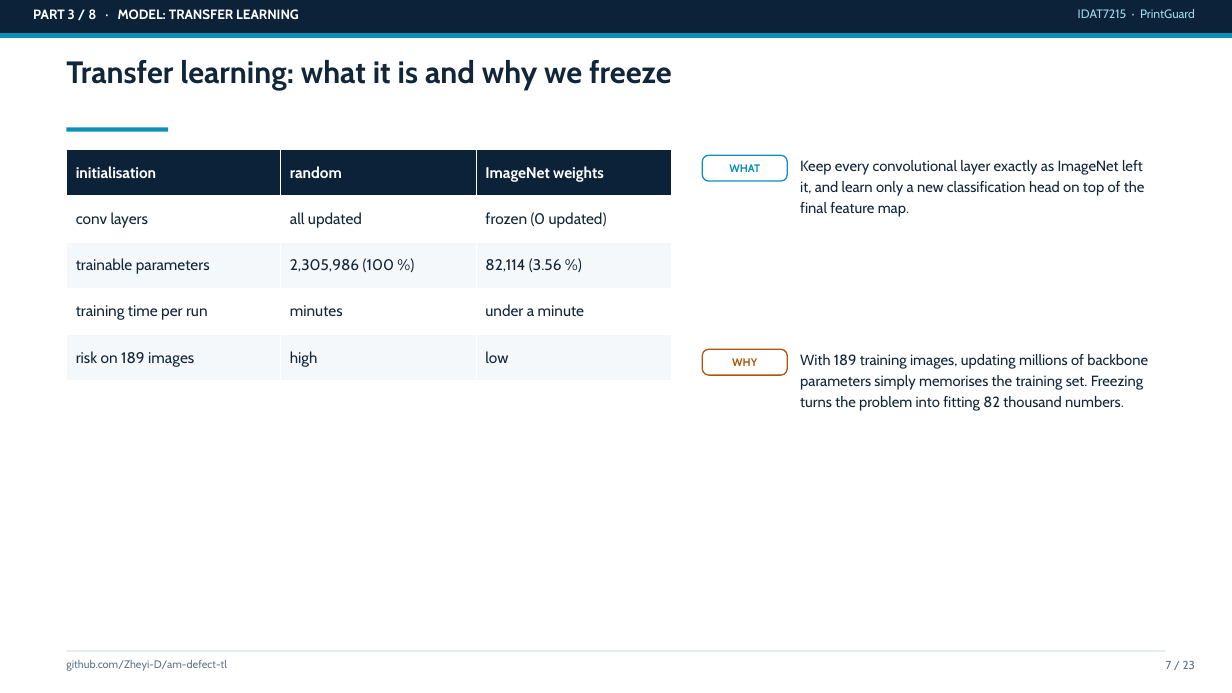
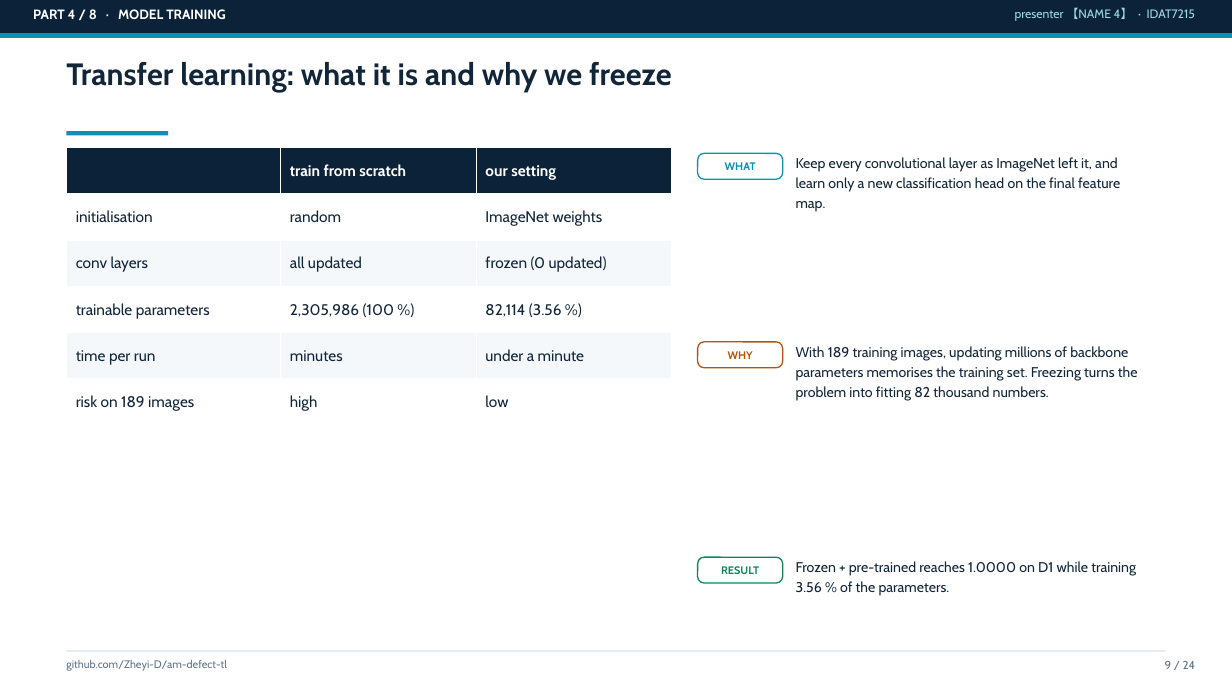
Before and after one commit to Zheyi-D/am-defect-tl, a slide deck: slide 9 of reports/slides_draft.pptx (slide 7 before the commit). Drawn at 1232x693 pixels with LibreOffice and Linux fonts; fonts in the diff are those of the drawing. Boxes give left, top, right and bottom in pixels: in the first picture for what was removed or moved away, otherwise in the second. Text is boxed around its words. In the diff, an @@ line names an element or a change of style, - is before the commit and + after.

```diff
--- a/reports/slides_draft.pptx
+++ b/reports/slides_draft.pptx
@@ text at (x1=33, y1=9, x2=226, y2=19): text changed @@
-PART 3 / 8 · MODEL: TRANSFER LEARNING
+PART 4 / 8 · MODEL TRAINING
@@ text added at (x1=1015, y1=7, x2=1195, y2=21), 9.5 pt, text #9FD8E8 @@
+presenter 【NAME 4】 · IDAT7215
@@ text removed at (x1=1078, y1=9, x2=1195, y2=18) @@
-IDAT7215 · PrintGuard
@@ table at (x1=67, y1=148, x2=673, y2=425) @@
+row 1:  | train from scratch | our setting
-row 5, column 1: training time per run
+row 5, column 1: time per run
@@ rectangle moved from (x1=67, y1=128, x2=168, y2=131) to (x1=67, y1=131, x2=168, y2=135) @@
@@ text "WHAT" moved from (x1=729, y1=164, x2=760, y2=172) to (x1=725, y1=162, x2=756, y2=170) @@
@@ rounded rectangle moved from (x1=702, y1=155, x2=787, y2=181) to (x1=698, y1=153, x2=783, y2=179) @@
@@ text at (x1=796, y1=157, x2=1120, y2=212): text changed; size 11.5 to 11 pt @@
-Keep every convolutional layer exactly as ImageNet left it, and learn only a new classification head on top of the final feature map.
+Keep every convolutional layer as ImageNet left it, and learn only a new classification head on the final feature map.
@@ text "WHY" moved from (x1=732, y1=358, x2=757, y2=366) to (x1=728, y1=351, x2=753, y2=359) @@
@@ rounded rectangle moved from (x1=702, y1=349, x2=787, y2=375) to (x1=698, y1=342, x2=783, y2=368) @@
@@ text at (x1=796, y1=346, x2=1138, y2=400): text changed; size 11.5 to 11 pt @@
-With 189 training images, updating millions of backbone parameters simply memorises the training set. Freezing turns the problem into fitting 82 thousand numbers.
+With 189 training images, updating millions of backbone parameters memorises the training set. Freezing turns the problem into fitting 82 thousand numbers.
@@ rounded rectangle added at (x1=698, y1=557, x2=783, y2=583), fill #FFFFFF, outline #12855A 1 pt @@
@@ text added at (x1=721, y1=566, x2=759, y2=574), 8.5 pt, text #12855A, bold @@
+RESULT
@@ text added at (x1=796, y1=561, x2=1136, y2=596), 11 pt, text #12263A @@
+Frozen + pre-trained reaches 1.0000 on D1 while training 3.56 % of the parameters.
@@ text at (x1=1165, y1=661, x2=1196, y2=669): text changed @@
-7 / 23
+9 / 24
```
Also in this commit, not shown: 18 other slides changed, 5 slides added, 4 slides removed, 2 other files.
